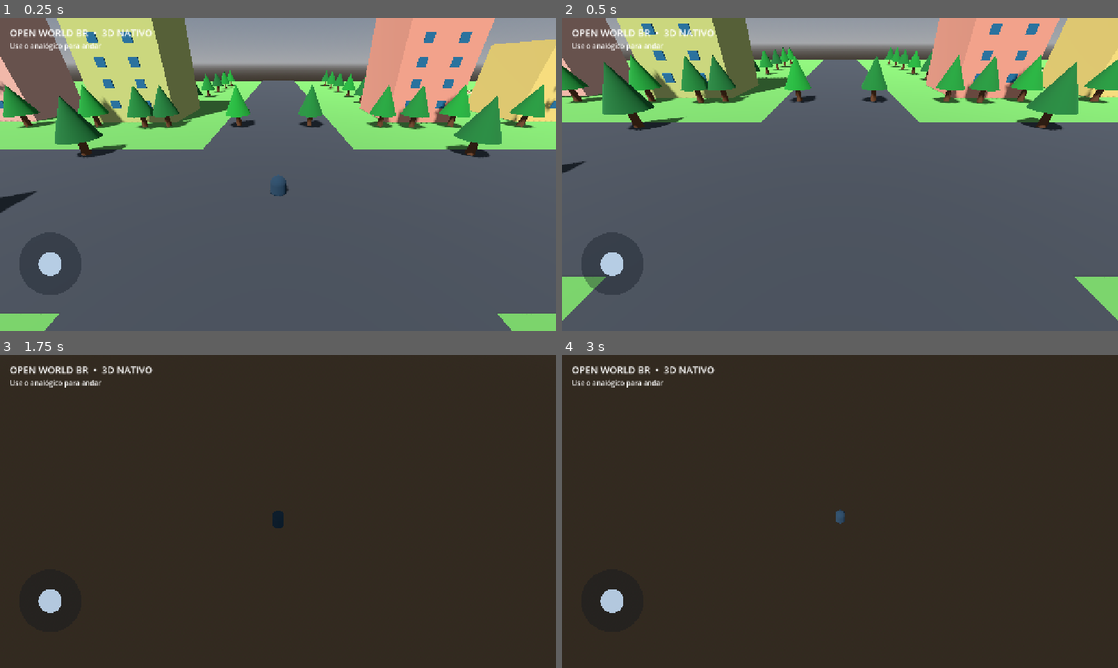
Above: before the commit, frames 1-4 (two rows, left to right).
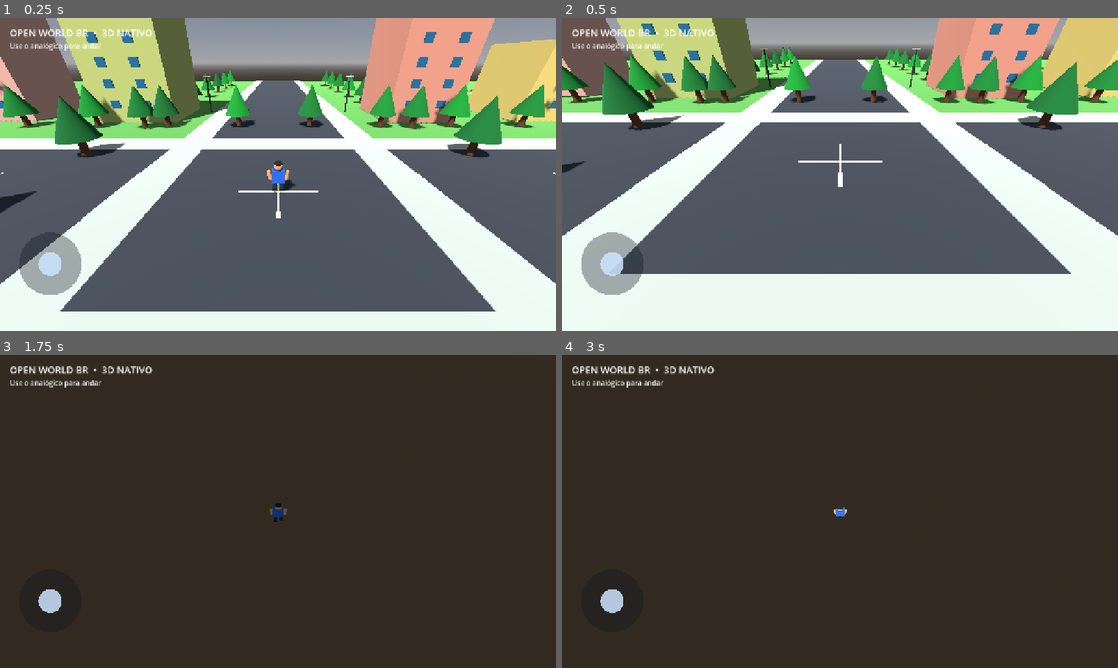
Above: after the commit, the same moments.

Repository: ffuxyxfyxhcocyocg-art/OPEN-WORLD-ANDROID
Game: Godot game, scene res://scenes/world.tscn
Two runs of this game, one before a commit and one after it. Both use one fixed random seed, a clock stepped at 60 frames per second and the inputs below.
Inputs (mouse positions are in pixels of both pictures, inside the frame that each line leads up to):
- Up to frame 1 (0.25 s): no input
- Up to frame 2 (0.5 s): no input
- Up to frame 3 (1.75 s): move the mouse to (400, 495) at 0.52 s; hold Right (ui_right) 0.53-1.25 s; click (400, 495) at 0.67 s; drag from (166, 527) to (250, 574) at 1.27 s
- Up to frame 4 (3 s): move the mouse to (895, 442) at 2.02 s; hold Right (ui_right) 2.03-2.75 s; tap Enter at 2.75 s; drag from (812, 574) to (673, 464) at 2.77 s

The runs differ from the first frame. In frame 1, 22% of the frame differs, in the area x 0-100%, y 18-100%; in frame 2, 33%, in the area x 0-100%, y 9-100%; in frame 3, 0.2%; in frame 4, less than 0.1%.

Commit message:
Build first VMS City 3D map and humanoid player

Diff:
--- a/godot/scripts/world.gd
+++ b/godot/scripts/world.gd
@@ -10,6 +10,7 @@
 func _ready() -> void:
     _make_environment()
     _make_world()
+    _make_road_details()
     _add_mansion()
     _make_player()
     _make_camera()
@@ -91,20 +92,68 @@
     crown.material_override = _mat(Color(0.06, randf_range(0.28, 0.42), 0.12))
     add_child(crown)
 
+func _make_road_details() -> void:
+    var sidewalk := Color(0.56, 0.57, 0.54)
+    var paint := Color(0.92, 0.88, 0.68)
+    _box(self, Vector3(3.0, 0.18, 180), Vector3(-8.5, 0.02, 0), sidewalk)
+    _box(self, Vector3(3.0, 0.18, 180), Vector3(8.5, 0.02, 0), sidewalk)
+    _box(self, Vector3(180, 0.18, 3.0), Vector3(0, 0.03, -8.5), sidewalk)
+    _box(self, Vector3(180, 0.18, 3.0), Vector3(0, 0.03, 8.5), sidewalk)
+    for i in range(-8, 9):
+        var offset := float(i) * 10.0
+        _box(self, Vector3(0.18, 0.025, 5.0), Vector3(offset, 0.075, 0), paint)
+        _box(self, Vector3(5.0, 0.025, 0.18), Vector3(0, 0.075, offset), paint)
+    for side in [-1.0, 1.0]:
+        for z in [-24.0, 24.0]:
+            _box(self, Vector3(0.16, 5.2, 0.16), Vector3(side * 11.0, 2.6, z), Color(0.12, 0.14, 0.16))
+            _box(self, Vector3(1.0, 0.18, 0.42), Vector3(side * 11.0, 5.25, z), Color(0.95, 0.82, 0.58))
+
+func _character_piece(parent: Node3D, mesh: PrimitiveMesh, pos: Vector3, color: Color) -> MeshInstance3D:
+    var part := MeshInstance3D.new()
+    part.mesh = mesh
+    part.position = pos
+    part.material_override = _mat(color)
+    parent.add_child(part)
+    return part
+
 func _make_player() -> void:
     player = CharacterBody3D.new()
     player.name = "Player"
     player.position = Vector3(0, 1, 0)
-    var body := MeshInstance3D.new()
-    var capsule := CapsuleMesh.new()
-    capsule.radius = 0.48
-    capsule.height = 1.8
-    body.mesh = capsule
-    body.material_override = _mat(Color(0.08, 0.16, 0.22))
-    player.add_child(body)
+    var visual := Node3D.new()
+    visual.name = "CharacterVisual"
+    player.add_child(visual)
+    var skin := Color(0.66, 0.43, 0.29)
+    var shirt := Color(0.10, 0.28, 0.58)
+    var pants := Color(0.09, 0.12, 0.18)
+    var shoes := Color(0.045, 0.05, 0.06)
+    var torso := BoxMesh.new()
+    torso.size = Vector3(0.78, 0.82, 0.42)
+    _character_piece(visual, torso, Vector3(0, 0.95, 0), shirt)
+    var head := SphereMesh.new()
+    head.radius = 0.25
+    head.height = 0.5
+    _character_piece(visual, head, Vector3(0, 1.58, 0), skin)
+    var hair := SphereMesh.new()
+    hair.radius = 0.255
+    hair.height = 0.22
+    _character_piece(visual, hair, Vector3(0, 1.76, 0), Color(0.08, 0.055, 0.04))
+    for side in [-1.0, 1.0]:
+        var arm := CapsuleMesh.new()
+        arm.radius = 0.12
+        arm.height = 0.72
+        var arm_node := _character_piece(visual, arm, Vector3(side * 0.51, 0.98, 0), skin)
+        arm_node.rotation_degrees.z = side * -10.0
+        var leg := CapsuleMesh.new()
+        leg.radius = 0.15
+        leg.height = 0.78
+        _character_piece(visual, leg, Vector3(side * 0.20, 0.38, 0), pants)
+        var shoe := BoxMesh.new()
+        shoe.size = Vector3(0.30, 0.16, 0.42)
+        _character_piece(visual, shoe, Vector3(side * 0.20, 0.08, -0.08), shoes)
     var shape := CollisionShape3D.new()
     var cs := CapsuleShape3D.new()
-    cs.radius = 0.48
+    cs.radius = 0.38
     cs.height = 1.8
     shape.shape = cs
     player.add_child(shape)
